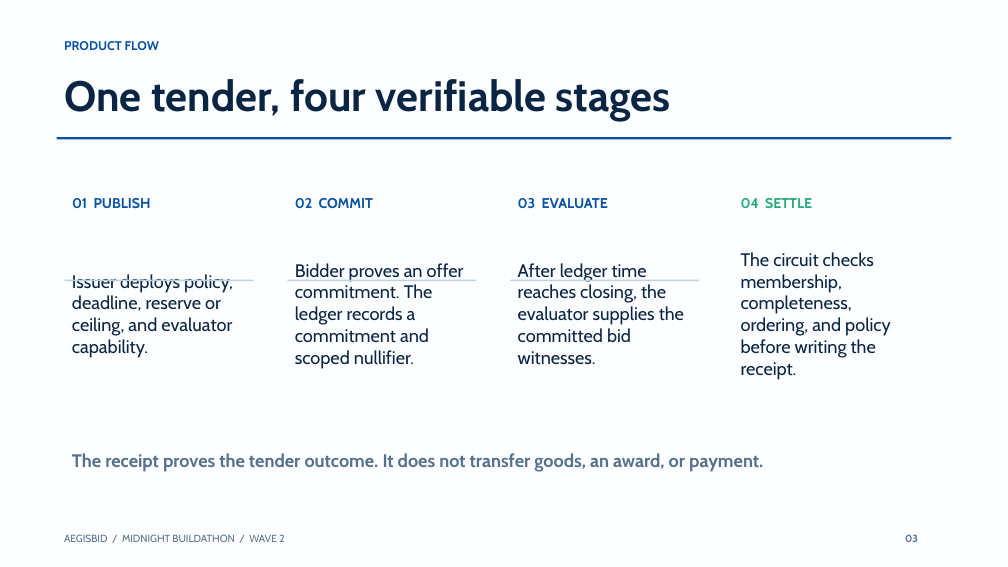
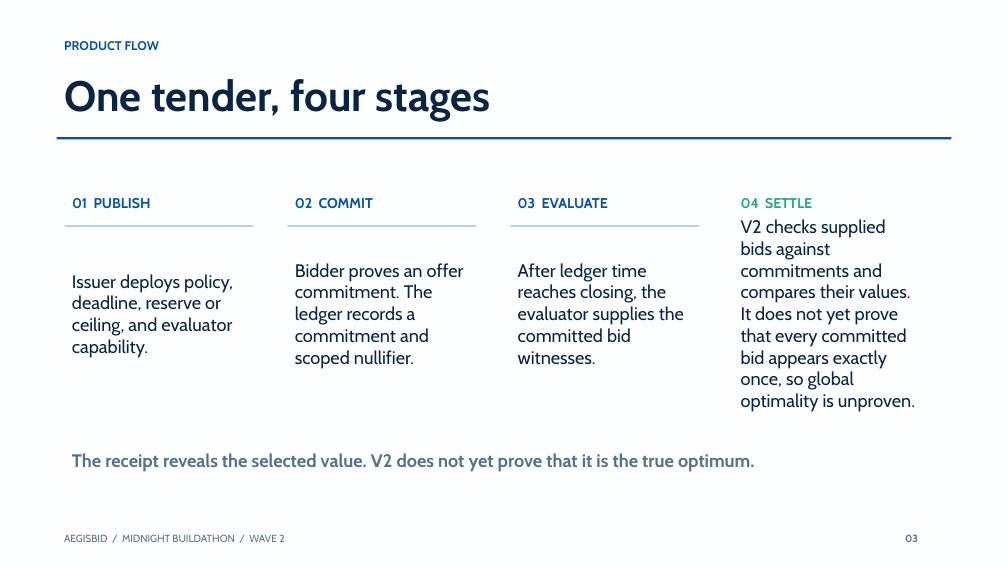
Before and after one commit to dinitheth/AegisBid, a slide deck: slide 3 of submission/AegisBid-Wave2-v2.pptx. Drawn at 1008x567 pixels with LibreOffice and Linux fonts; fonts in the diff are those of the drawing. Boxes give left, top, right and bottom in pixels: in the first picture for what was removed or moved away, otherwise in the second. Text is boxed around its words. In the diff, an @@ line names an element or a change of style, - is before the commit and + after.

```diff
--- a/submission/AegisBid-Wave2-v2.pptx
+++ b/submission/AegisBid-Wave2-v2.pptx
@@ text at <box>64,79,491,121</box>: text changed @@
-One tender, four verifiable stages
+One tender, four stages
@@ 3 rectangles: place and size @@
-3 rectangles at <box>64,280,699,281</box>
+3 rectangles at <box>64,225,699,227</box>
@@ text at <box>741,219,915,412</box>: text changed @@
-The circuit checks membership, completeness, ordering, and policy before writing the receipt.
+V2 checks supplied bids against commitments and compares their values. It does not yet prove that every committed bid appears exactly once, so global optimality is unproven.
@@ text at <box>72,453,755,472</box>: text changed @@
-The receipt proves the tender outcome. It does not transfer goods, an award, or payment.
+The receipt reveals the selected value. V2 does not yet prove that it is the true optimum.
```
Also in this commit, not shown: 6 other slides changed, 4 other files.
